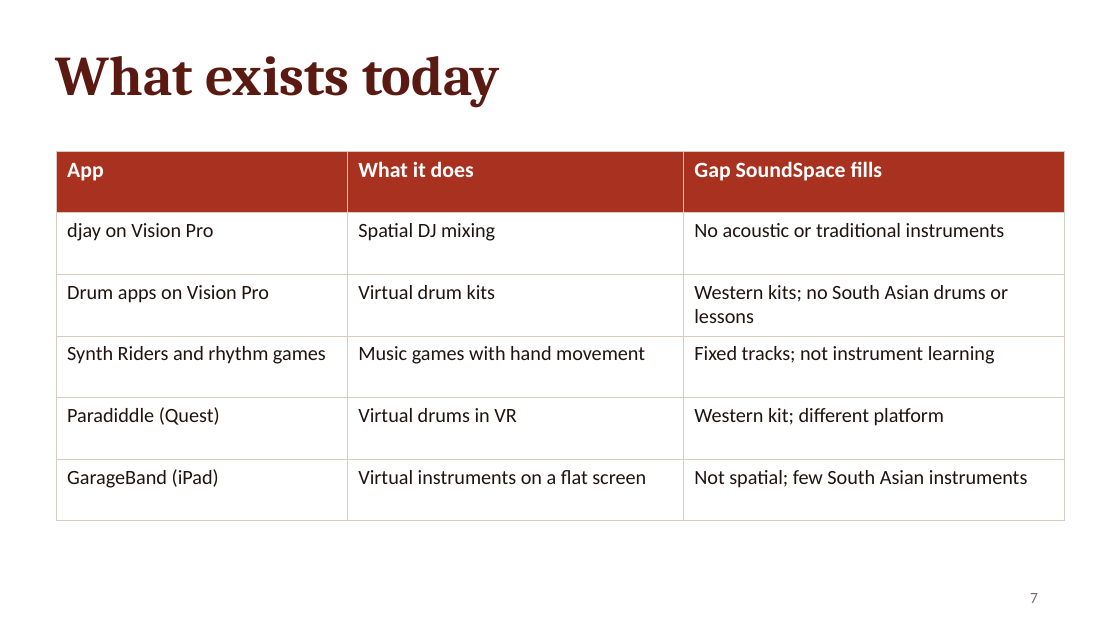
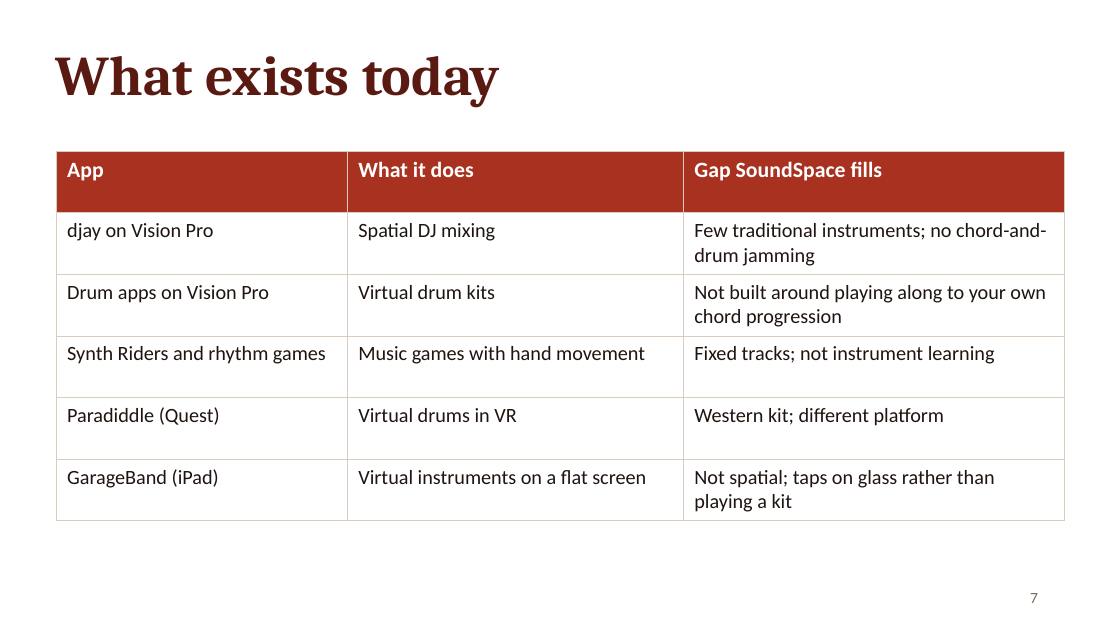
Before and after one commit to chamathyashohara/SoundSpace-visionOS, a slide deck: slide 7 of Docs/Pitch/SoundSpace-Pitch.pptx. Drawn at 1120x630 pixels with LibreOffice and Linux fonts; fonts in the diff are those of the drawing. Boxes give left, top, right and bottom in pixels: in the first picture for what was removed or moved away, otherwise in the second. Text is boxed around its words. In the diff, an @@ line names an element or a change of style, - is before the commit and + after.

```diff
--- a/Docs/Pitch/SoundSpace-Pitch.pptx
+++ b/Docs/Pitch/SoundSpace-Pitch.pptx
@@ table at bbox=[56, 151, 1064, 516] @@
-row 2, column 3: No acoustic or traditional instruments
+row 2, column 3: Few traditional instruments; no chord-and-drum jamming
-row 3, column 3: Western kits; no South Asian drums or lessons
+row 3, column 3: Not built around playing along to your own chord progression
-row 6, column 3: Not spatial; few South Asian instruments
+row 6, column 3: Not spatial; taps on glass rather than playing a kit
```
Also in this commit, not shown: 8 other slides changed, 1 other file.
